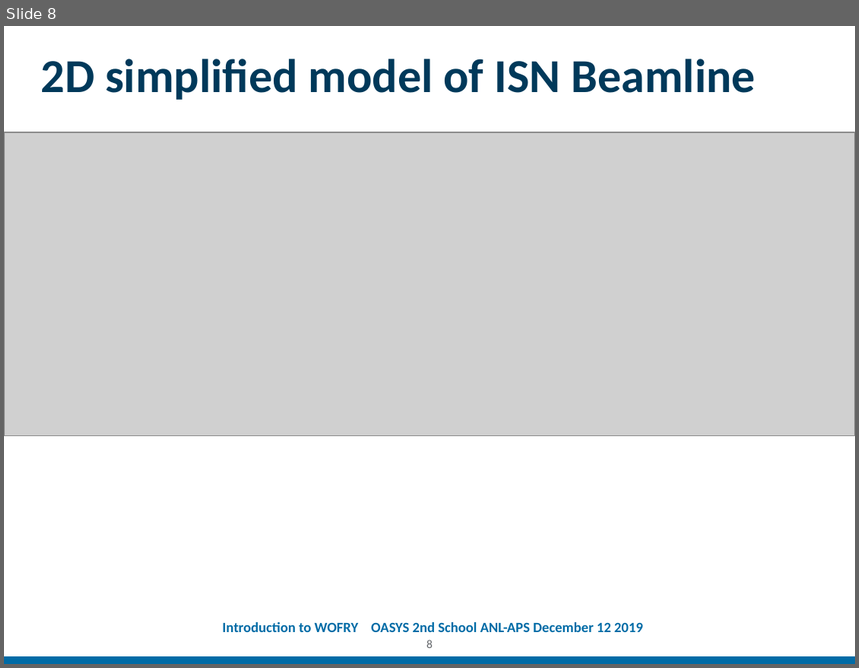
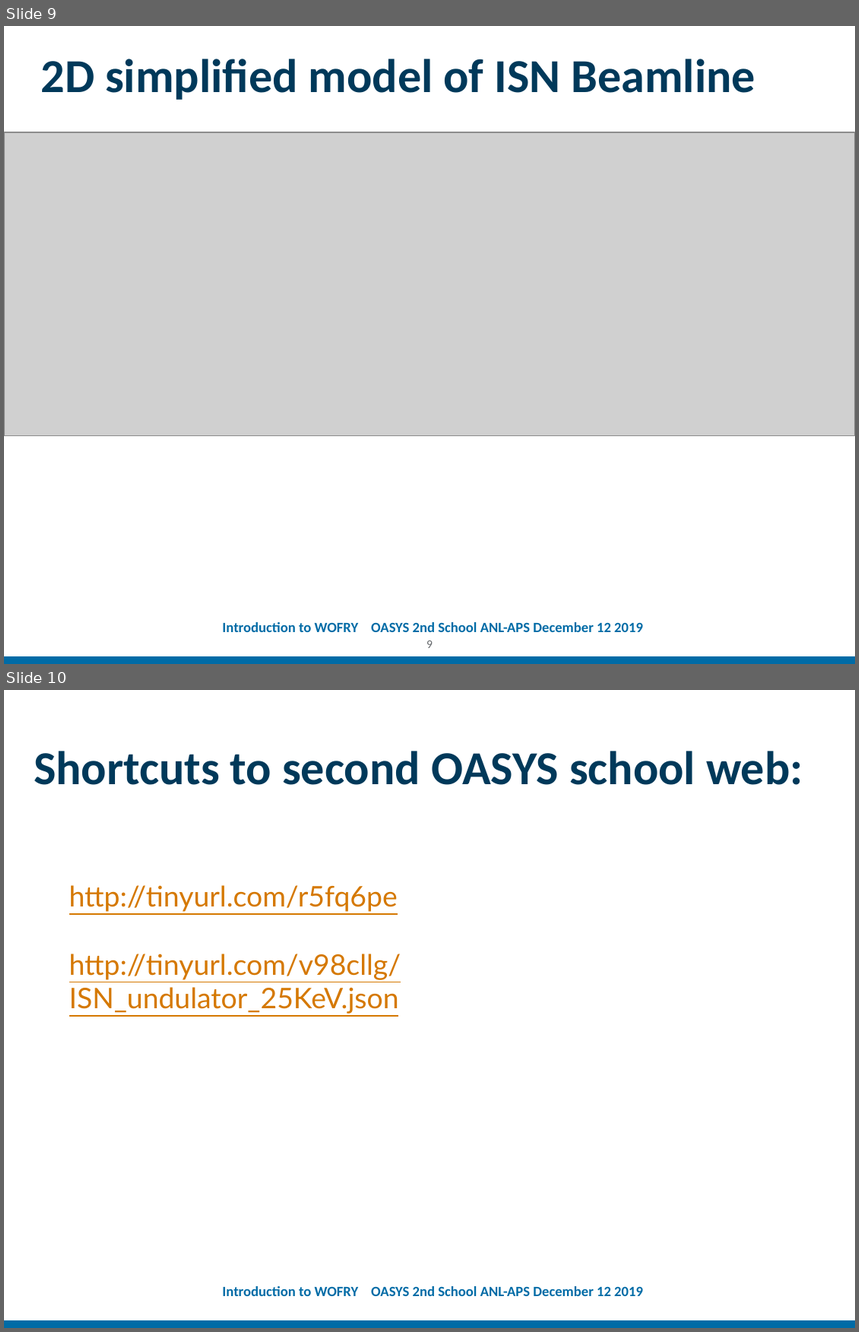
Before and after one commit to oasys-kit/oasys_school, a slide deck: second/slides/Introduction_to_WOFRY.pptx. Shown one above the other, each under a label of ours: slide 8 before the commit, slides 9 and 10 after it. The pictures are 859x668 and 859x1332 pixels, drawn with LibreOffice and Linux fonts; fonts in the diff are those of the drawing; grey boxes stand for pictures; background and template pictures are left out. Boxes give left, top, right and bottom in pixels: in the first picture for what was removed or moved away, otherwise in the second. Text is boxed around its words. In the diff, an @@ line names an element or a change of style, - is before the commit and + after.

```diff
--- a/second/slides/Introduction_to_WOFRY.pptx
+++ b/second/slides/Introduction_to_WOFRY.pptx
@@ slide 10 added at (4, 690, 855, 1328), background #FFFFFF; not listed: 2 template elements that a slide beside it also shows @@
@@ title added at (34, 751, 804, 785), 40 pt, text #00395A, bold @@
+Shortcuts to second OASYS school web:
@@ text added at (69, 885, 401, 1014), 24 pt, text #D57800, underline @@
+http://tinyurl.com/r5fq6pe
+http://tinyurl.com/v98cllg/ISN_undulator_25KeV.json
@@ what was slide 8 is now slide 9 @@
@@ page number at (427, 641, 433, 648): text changed @@
-8
+9
```
Also in this commit, not shown: 1 slide changed, 1 other slide added, 4 other files.
